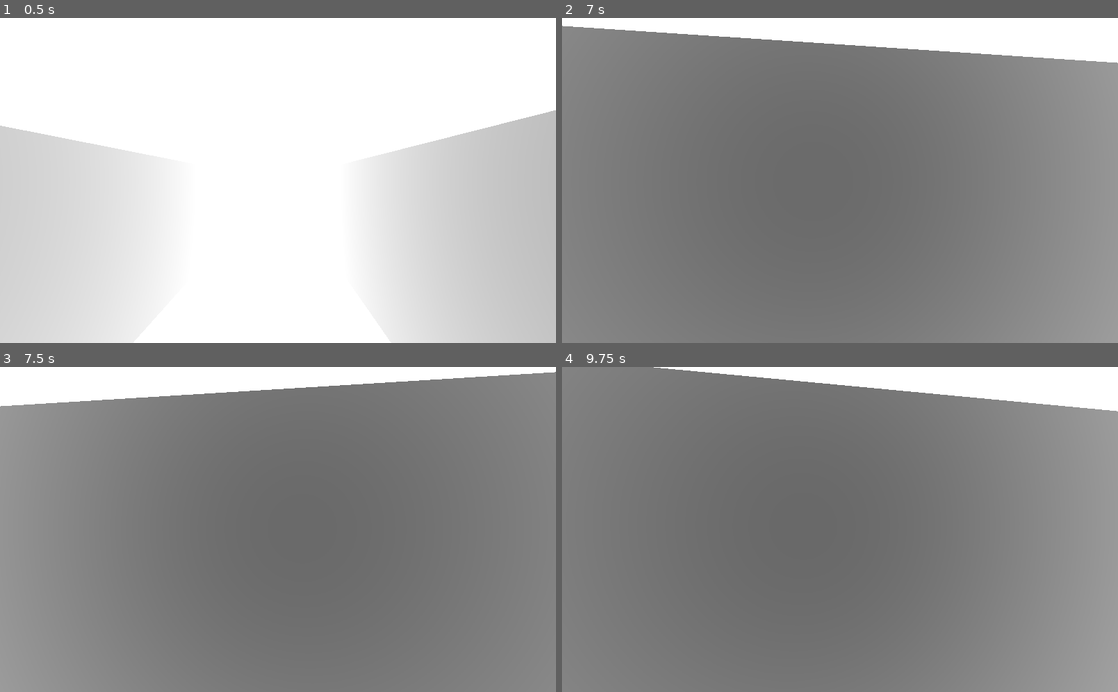
Above: before the commit, frames 1-4 (two rows, left to right).
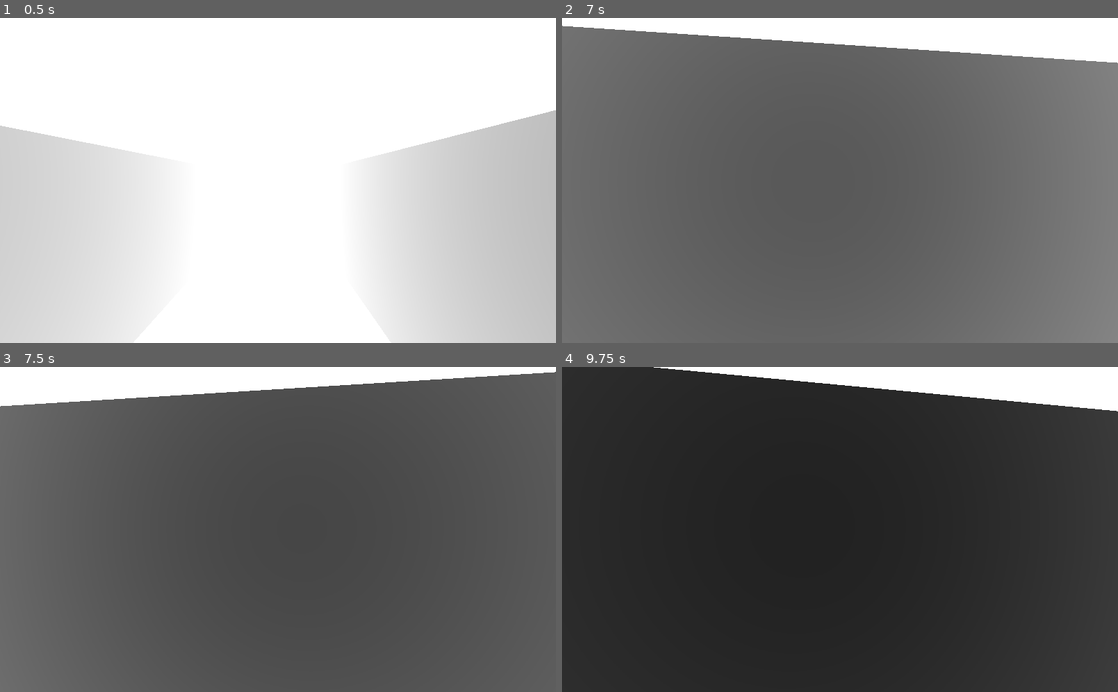
Above: after the commit, the same moments.

Repository: SmBe19/AJ8
Game: Godot game, scene res://scn/Root.tscn
Two runs of this game, one before a commit and one after it. Both use one fixed random seed, a clock stepped at 60 frames per second and the inputs below.
Inputs (mouse positions are in pixels of both pictures, inside the frame that each line leads up to):
- Up to frame 1 (0.5 s): no input
- Up to frame 2 (7 s): tap Enter at 0.5, 2.75, 4.25 s; move the mouse to (867, 180) at 0.52 s; hold Up (ui_up) 0.53-5.78 s; click (867, 180) at 0.6 s; move the mouse to (812, 180) at 1.27 s; click (812, 180) at 1.35 s; tap Space at 2, 3.5, 5 s; move the mouse to (851, 174) at 2.02 s; click (851, 174) at 2.1 s; move the mouse to (834, 187) at 2.77 s; click (834, 187) at 2.85 s; move the mouse to (878, 183) at 3.52 s; click (878, 183) at 3.6 s; move the mouse to (795, 177) at 4.27 s; click (795, 177) at 4.35 s; move the mouse to (845, 180) at 5.02 s; click (845, 180) at 5.1 s; move the mouse to (817, 174) at 5.77 s; hold D (move_right) 5.78-6.53 s; click (817, 174) at 5.85 s; move the mouse to (867, 180) at 6.52 s; hold Up (ui_up) from 6.53 s (still down); click (867, 180) at 6.6 s
- Up to frame 3 (7.5 s): keep holding Up (ui_up); move the mouse to (250, 529) at 7.27 s; click (250, 529) at 7.35 s
- Up to frame 4 (9.75 s): move the mouse to (851, 523) at 8.02 s; click (851, 523) at 8.1 s; move the mouse to (834, 536) at 8.77 s; release Up (ui_up) at 8.78 s; hold A (move_left) 8.78-9.53 s; click (834, 536) at 8.85 s; move the mouse to (878, 532) at 9.52 s; hold Up (ui_up) from 9.53 s (still down); click (878, 532) at 9.6 s

Frame 1 is identical in both runs. In frame 2, 0.1% of the frame differs, in the area x 95-100%, y 13-100%; in frame 3, 93%; in frame 4, 94%, in the area x 0-100%, y 0-100%.

Commit message:
implement upgrades

Diff:
--- a/scn/World.tscn
+++ b/scn/World.tscn
@@ -1,9 +1,10 @@
-[gd_scene load_steps=8 format=2]
+[gd_scene load_steps=9 format=2]
 
 [ext_resource path="res://src/Player.gd" type="Script" id=1]
 [ext_resource path="res://msh/level_col.obj" type="ArrayMesh" id=2]
 [ext_resource path="res://mat/depth_red.tres" type="Material" id=3]
 [ext_resource path="res://mat/depth.tres" type="Material" id=4]
+[ext_resource path="res://scn/upgrade.tscn" type="PackedScene" id=6]
 
 [sub_resource type="CapsuleShape" id=3]
 radius = 0.5
@@ -39,7 +40,25 @@
 [node name="CollisionShape" type="CollisionShape" parent="CollisionLvl"]
 shape = SubResource( 4 )
 
-[node name="GroundMesh" type="MeshInstance" parent="."]
-transform = Transform( 128, 0, 0, 0, -5.59506e-06, 1, 0, -128, -4.37114e-08, 0, 0, 0 )
+[node name="GroundMesh_EG" type="MeshInstance" parent="."]
+transform = Transform( 1024, 0, 0, 0, -4.47605e-05, 1, 0, -1024, -4.37114e-08, 0, 0, 0 )
 mesh = SubResource( 2 )
 material/0 = ExtResource( 4 )
+
+[node name="GroundMesh_UG" type="MeshInstance" parent="."]
+transform = Transform( 256, 0, 0, 0, -1.11901e-05, 1, 0, -256, -4.37114e-08, 0, -21, 0 )
+visible = false
+mesh = SubResource( 2 )
+material/0 = ExtResource( 4 )
+
+[node name="upgrade1" parent="." instance=ExtResource( 6 )]
+transform = Transform( 1, 0, 0, 0, 1, 0, 0, 0, 1, 5, -20, -9 )
+
+[node name="upgrade2" parent="." instance=ExtResource( 6 )]
+transform = Transform( 1, 0, 0, 0, 1, 0, 0, 0, 1, -38, -20, 64 )
+
+[node name="upgrade3" parent="." instance=ExtResource( 6 )]
+transform = Transform( 1, 0, 0, 0, 1, 0, 0, 0, 1, -13, 1, 24 )
+
+[node name="upgrade4" parent="." instance=ExtResource( 6 )]
+transform = Transform( 1, 0, 0, 0, 1, 0, 0, 0, 1, -302, 1, 12 )
--- /dev/null
+++ b/scn/upgrade.tscn
@@ -0,0 +1,56 @@
+[gd_scene load_steps=6 format=2]
+
+[ext_resource path="res://mat/depth_red.tres" type="Material" id=1]
+[ext_resource path="res://msh/upgrade.obj" type="ArrayMesh" id=2]
+[ext_resource path="res://src/upgrade.gd" type="Script" id=3]
+
+[sub_resource type="BoxShape" id=1]
+extents = Vector3( 0.5, 0.5, 0.5 )
+
+[sub_resource type="Animation" id=2]
+resource_name = "upgrade"
+tracks/0/type = "value"
+tracks/0/path = NodePath(".:transform")
+tracks/0/interp = 1
+tracks/0/loop_wrap = true
+tracks/0/imported = false
+tracks/0/enabled = true
+tracks/0/keys = {
+"times": PoolRealArray( 0, 0.5, 1 ),
+"transitions": PoolRealArray( 1, 1, 1 ),
+"update": 0,
+"values": [ Transform( 1, 0, 0, 0, 1, 0, 0, 0, 1, 0, 0, 0 ), Transform( 1.54543e-08, 0.353553, -0.353553, 0.353553, -0.25, -0.25, -0.353553, -0.25, -0.25, 0, 0, 0 ), Transform( 0.1, 0, 0, 0, 0.1, 0, 0, 0, 0.1, 0, 0, 0 ) ]
+}
+tracks/1/type = "method"
+tracks/1/path = NodePath(".")
+tracks/1/interp = 1
+tracks/1/loop_wrap = true
+tracks/1/imported = false
+tracks/1/enabled = true
+tracks/1/keys = {
+"times": PoolRealArray( 1 ),
+"transitions": PoolRealArray( 1 ),
+"values": [ {
+"args": [  ],
+"method": "upgrade_finished"
+} ]
+}
+
+[node name="Spatial" type="Spatial"]
+
+[node name="upgrade" type="StaticBody" parent="." groups=[
+"upgrade",
+]]
+collision_layer = 2
+collision_mask = 2
+script = ExtResource( 3 )
+
+[node name="upgrade" type="MeshInstance" parent="upgrade"]
+mesh = ExtResource( 2 )
+material/0 = ExtResource( 1 )
+
+[node name="CollisionShape" type="CollisionShape" parent="upgrade"]
+shape = SubResource( 1 )
+
+[node name="AnimationPlayer" type="AnimationPlayer" parent="upgrade"]
+anims/upgrade = SubResource( 2 )
--- a/src/Player.gd
+++ b/src/Player.gd
@@ -4,11 +4,19 @@
 const MAX_SPEED = 10
 const ACCEL = 4.5
 const DEACCEL= 16
-const CAM_ANGLE = 50
+const CAM_ANGLE = 70
+const LEVEL_ANIMATION_SPEED = 0.5
 
 export(Array, Material) var mat_depth
 
+var old_far = 0
+var new_far = 0
+var old_correction = 0
+var new_correction = 0
+var level_progress
+
 var vel = Vector3()
+var current_level
 
 var camera
 var helper
@@ -19,12 +27,16 @@
 	Input.set_mouse_mode(Input.MOUSE_MODE_HIDDEN)
 	Input.set_mouse_mode(Input.MOUSE_MODE_CAPTURED)
 	self.set_upgrade_level(0)
+	self.level_progress = 1
 
+func _process(delta):
+	self.apply_level(delta)
 
 func _physics_process(delta):
-	process_input(delta)
+	process_input_movement(delta)
+	process_input_click(delta)
 
-func process_input(delta):
+func process_input_movement(delta):
 
 	var dir = Vector3()
 	var input_movement_vector = Vector2()
@@ -38,6 +50,12 @@
 		input_movement_vector.x -= 1
 	if Input.is_action_pressed("move_right"):
 		input_movement_vector.x += 1
+
+	# TODO remove this hack
+	if Input.is_action_just_pressed("ui_up"):
+		self.set_upgrade_level(self.current_level + 1)
+	elif Input.is_action_just_pressed("ui_down"):
+		self.set_upgrade_level(self.current_level - 1)
 
 	input_movement_vector = input_movement_vector.normalized()
 	dir += -cam_xform.basis.z.normalized() * input_movement_vector.y
@@ -56,22 +74,53 @@
 	vel = vel.linear_interpolate(target, accel * delta)
 	vel = move_and_slide(vel, Vector3(0, 1, 0))
 
+func process_input_click(delta):
+	if Input.is_action_just_pressed("perform_action"):
+		var mouse_pos = get_viewport().get_mouse_position()
+		var ray_from = self.camera.project_ray_origin(mouse_pos)
+		var ray_to = ray_from + self.camera.project_ray_normal(mouse_pos) * self.camera.far
+		var space_state = get_world().direct_space_state
+		var selection = space_state.intersect_ray(ray_from, ray_to)
+		if selection:
+			if selection.collider.is_in_group("upgrade"):
+				self.set_upgrade_level(self.current_level + 1)
+				selection.collider.start_upgrade()
+
 func _input(event):
 	if event is InputEventMouseMotion and Input.get_mouse_mode() == Input.MOUSE_MODE_CAPTURED:
-		helper.rotate_x(event.relative.y * MOUSE_SENSITIVITY * -1)
+		self.helper.rotate_x(event.relative.y * MOUSE_SENSITIVITY * -1)
 		self.rotate_y(event.relative.x * MOUSE_SENSITIVITY * -1)
 
-		var camera_rot = helper.rotation_degrees
+		var camera_rot = self.helper.rotation_degrees
 		camera_rot.x = clamp(camera_rot.x, -CAM_ANGLE, CAM_ANGLE)
-		helper.rotation_degrees = camera_rot
+		self.helper.rotation_degrees = camera_rot
+
+func apply_level(delta):
+	self.level_progress = min(1, self.level_progress + delta * LEVEL_ANIMATION_SPEED)
+	var interp = smoothstep(0, 1, self.level_progress)
+	self.camera.far = lerp(self.old_far, self.new_far, interp)
+	for mat in self.mat_depth:
+		mat.set_shader_param("u_far", lerp(self.old_far, self.new_far, interp))
+		mat.set_shader_param("u_dist_correction", lerp(self.old_correction, self.new_correction, interp))
 
 func set_upgrade_level(level):
-	var far = 1000
-	var correction = 0.01
-	if level == 0:
-		far = 5
-		correction = 1
-	self.camera.far = far
-	for mat in self.mat_depth:
-		mat.set_shader_param("u_far", far)
-		mat.set_shader_param("u_dist_correction", correction)
+	self.current_level = level
+	self.old_far = self.new_far
+	self.old_correction = self.new_correction
+	self.level_progress = 0
+	match level:
+		0:
+			self.new_far = 5
+			self.new_correction = 1
+		1:
+			self.new_far = 15
+			self.new_correction = 1
+		2:
+			self.new_far = 40
+			self.new_correction = 0.25
+		3:
+			self.new_far = 200
+			self.new_correction = 0.05
+		4:
+			self.new_far = 1000
+			self.new_correction = 0.01
--- /dev/null
+++ b/src/upgrade.gd
@@ -0,0 +1,11 @@
+extends StaticBody
+
+signal perform_upgrade
+
+func start_upgrade():
+	$AnimationPlayer.play("upgrade")
+	print("start")
+
+func upgrade_finished():
+	$"..".remove_child(self)
+	print("finished")
